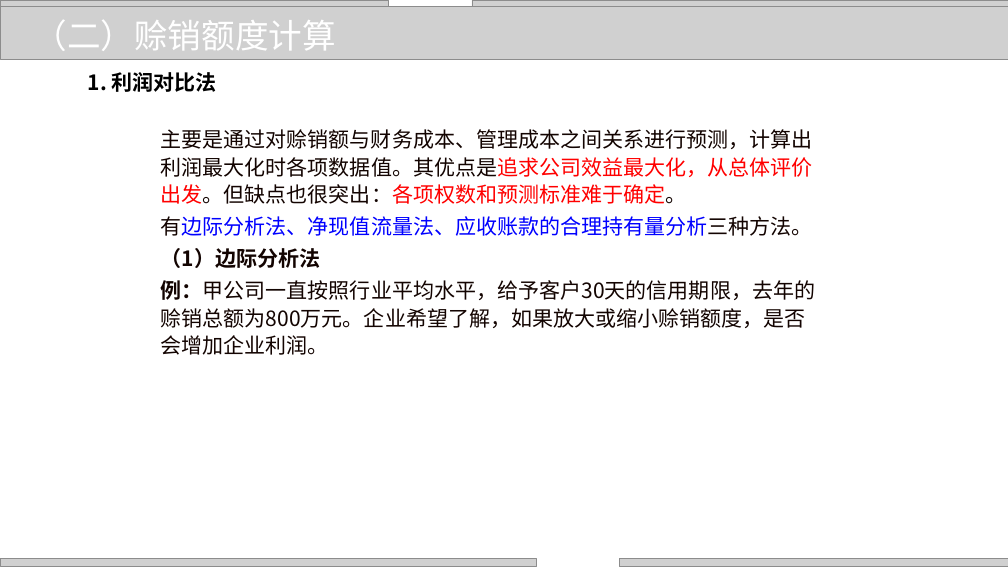
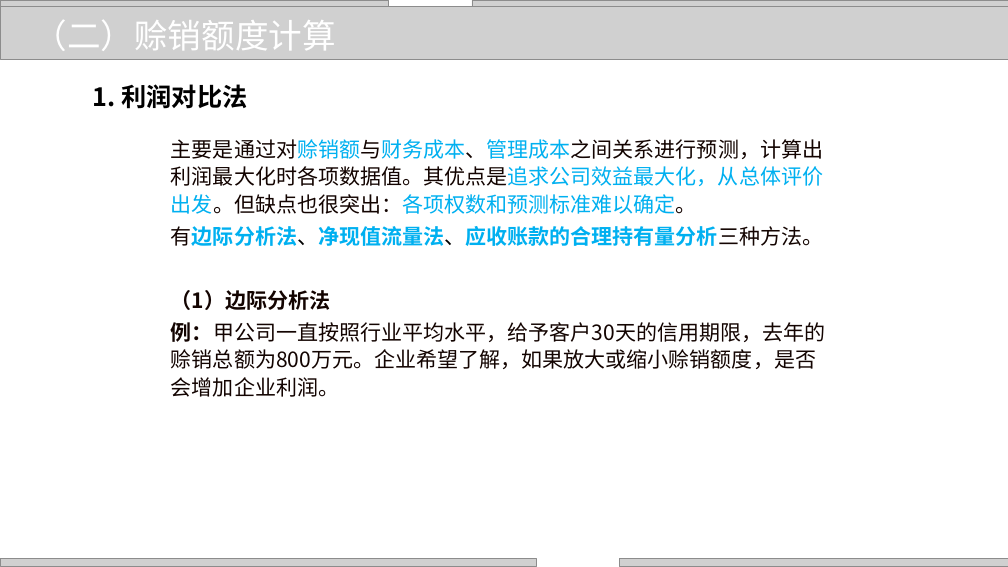
Before and after one commit to zhangjianzhang/internet_credit, a slide deck: slide 26 of files/slides/lecture_10.pptx (slide 27 before the commit). Drawn at 1008x567 pixels with LibreOffice and Linux fonts; fonts in the diff are those of the drawing; grey boxes stand for pictures; background and template pictures are left out. Boxes give left, top, right and bottom in pixels: in the first picture for what was removed or moved away, otherwise in the second. Text is boxed around its words. In the diff, an @@ line names an element or a change of style, - is before the commit and + after.

```diff
--- a/files/slides/lecture_10.pptx
+++ b/files/slides/lecture_10.pptx
@@ text "1. 利润对比法": place and size @@
-text "1. 利润对比法" at [88, 72, 217, 92]
+text "1. 利润对比法" at [93, 84, 247, 109]
@@ text "1. 利润对比法" at [93, 84, 247, 109]: size 20 to 24 pt @@
@@ text "主要是通过对赊销额与财务成本、管理成本之间关系进行预测，计算出利润最大化时各项数据值。其优点是追求公司效益最大化，从总体 ...": place and size @@
-text "主要是通过对赊销额与财务成本、管理成本之间关系进行预测，计算出利润最大化时各项数据值。其优点是追求公司效益最大化，从总体 ..." at [161, 129, 816, 355]
+text "主要是通过对赊销额与财务成本、管理成本之间关系进行预测，计算出利润最大化时各项数据值。其优点是追求公司效益最大化，从总体 ..." at [171, 139, 826, 397]
@@ text at [171, 139, 823, 214]: text changed @@
-主要是通过对赊销额与财务成本、管理成本之间关系进行预测，计算出利润最大化时各项数据值。其优点是追求公司效益最大化，从总体评价出发。但缺点也很突出：各项权数和预测标准难于确定。
+主要是通过对赊销额与财务成本、管理成本之间关系进行预测，计算出利润最大化时各项数据值。其优点是追求公司效益最大化，从总体评价出发。但缺点也很突出：各项权数和预测标准难以确定。
@@ text at [171, 226, 823, 246]: text colour #0000FF to #00B0F0, text colour #0000FF to #000000, bold on in "有边际分析法、净现值流量法、应收账款的合理持有量分析三种方法。" @@
```
Also in this commit, not shown: 48 other slides changed, 1 slide removed, 4 other files.
